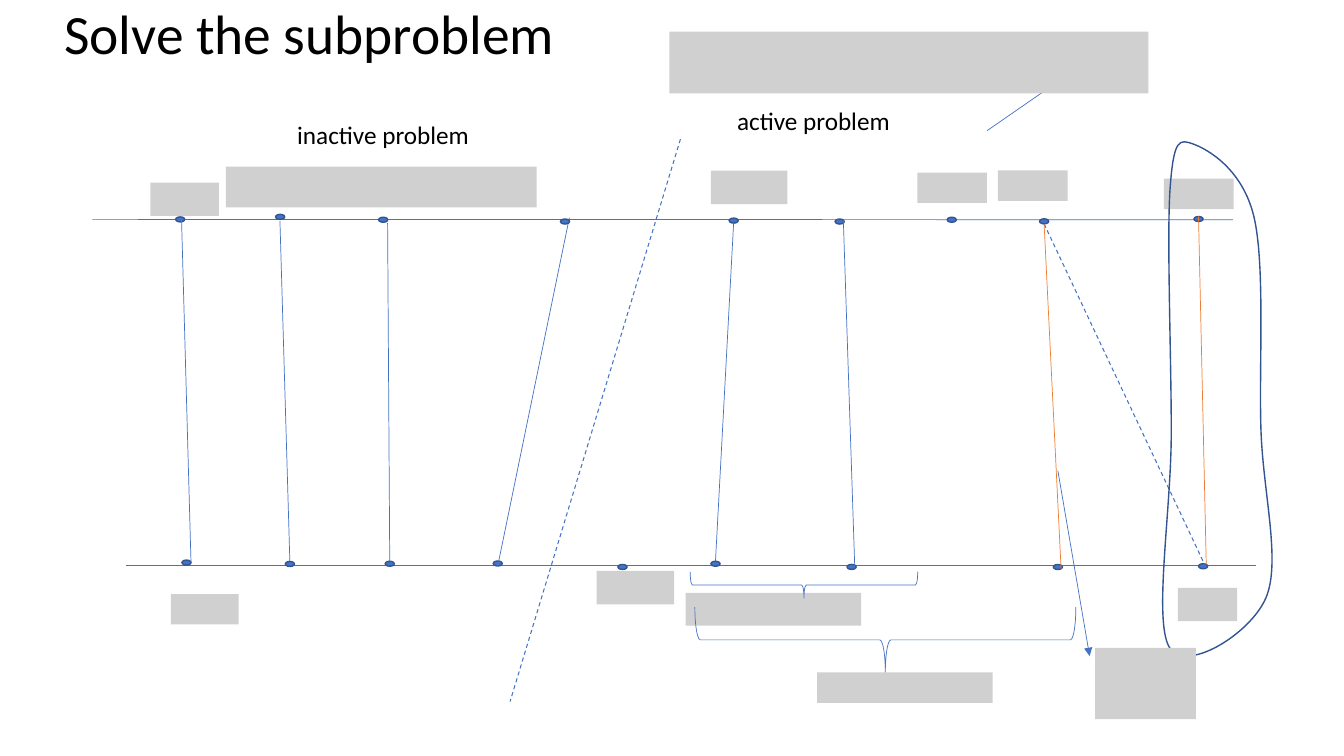
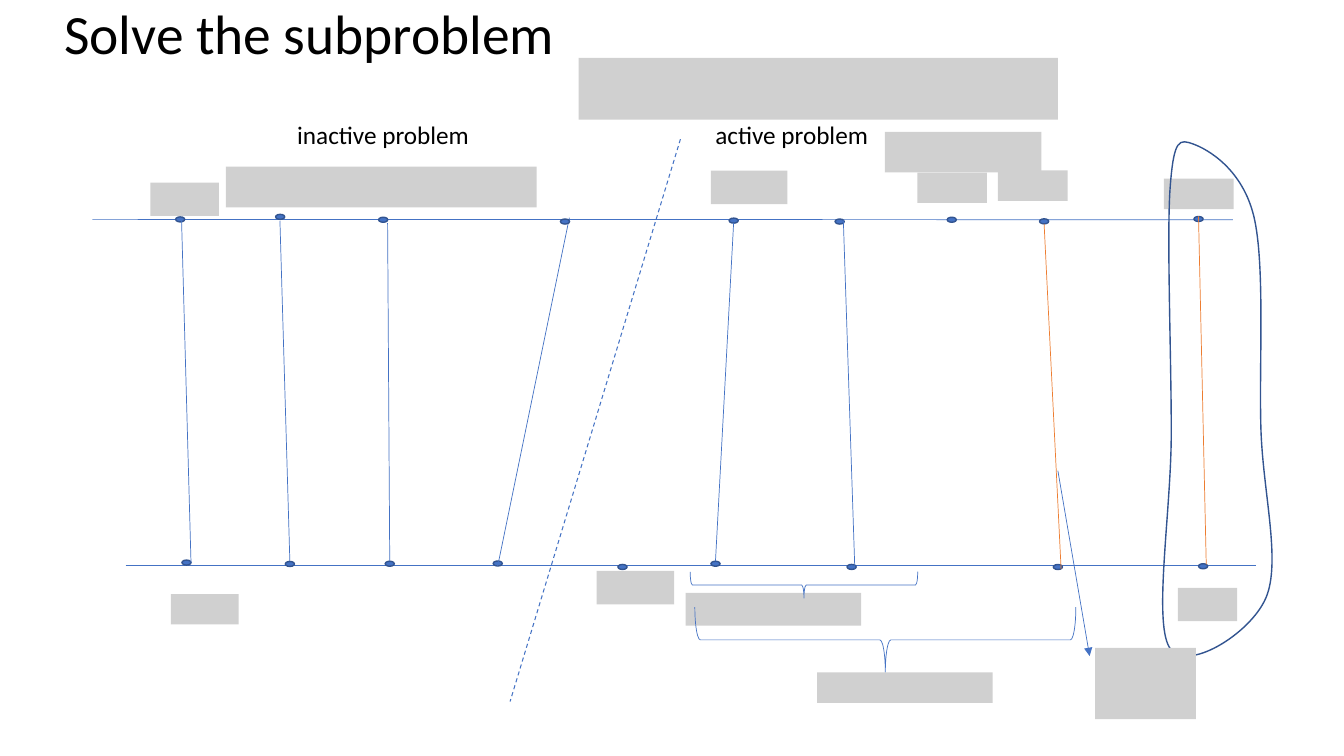
Before and after one commit to yikun-baio/sliced_opt, a slide deck: slide 42 of Sliced Optimal Partial Transport/report/OPT_Yikun.pptx (slide 40 before the commit). Drawn at 1344x756 pixels with LibreOffice and Linux fonts; fonts in the diff are those of the drawing; grey boxes stand for pictures. Boxes give left, top, right and bottom in pixels: in the first picture for what was removed or moved away, otherwise in the second. Text is boxed around its words. In the diff, an @@ line names an element or a change of style, - is before the commit and + after.

```diff
--- a/Sliced Optimal Partial Transport/report/OPT_Yikun.pptx
+++ b/Sliced Optimal Partial Transport/report/OPT_Yikun.pptx
@@ picture: place and size @@
-picture at bbox=[669, 31, 1148, 93]
+picture at bbox=[579, 57, 1058, 119]
@@ arrow removed from (987, 131) to (1058, 82) @@
@@ text "active problem": place and size @@
-text "active problem" at bbox=[737, 112, 889, 134]
+text "active problem" at bbox=[715, 126, 867, 148]
@@ picture added at bbox=[885, 132, 1042, 172] @@
@@ line removed from (1045, 224) to (1207, 569) @@
```
Also in this commit, not shown: 3 other slides changed, 5 slides added, 1 slide removed, 32 other files.
